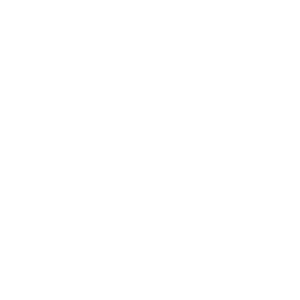
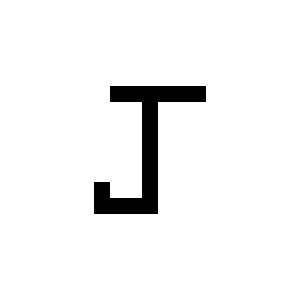
Layers edited between the first and the second 300px x 300px image:
painted on "Layer 0" over [94, 86, 206, 214]
